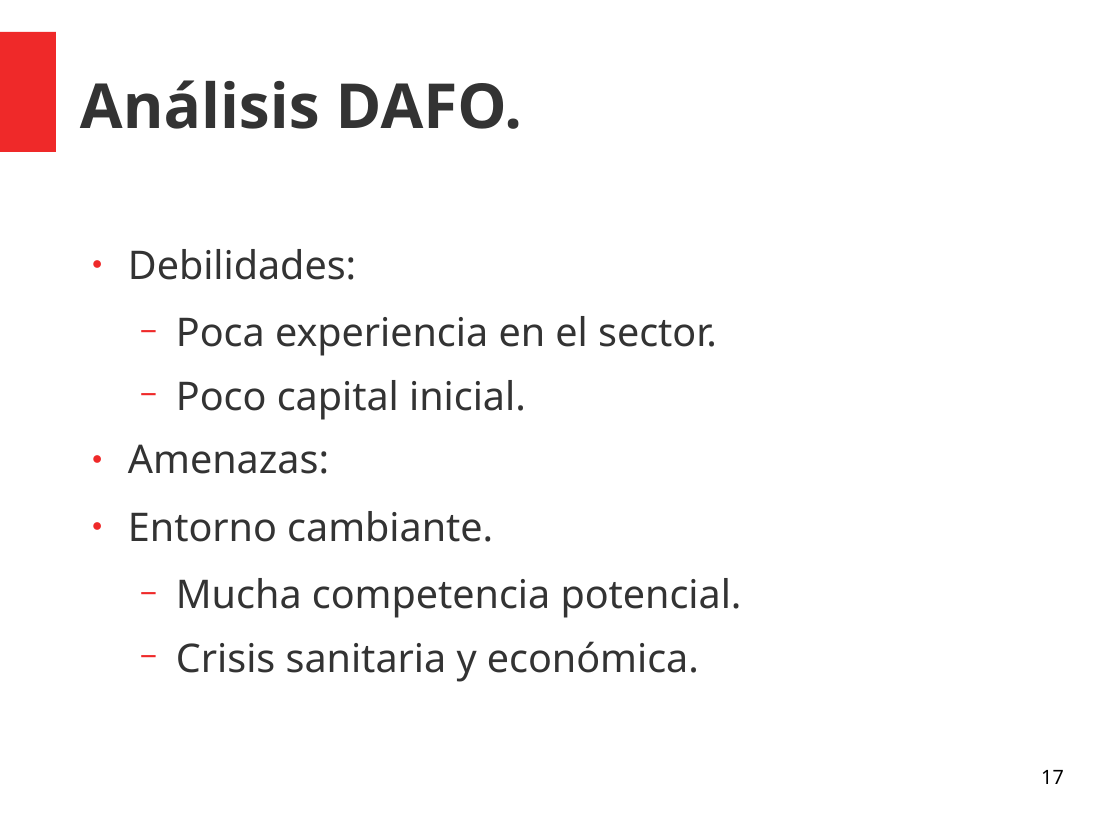
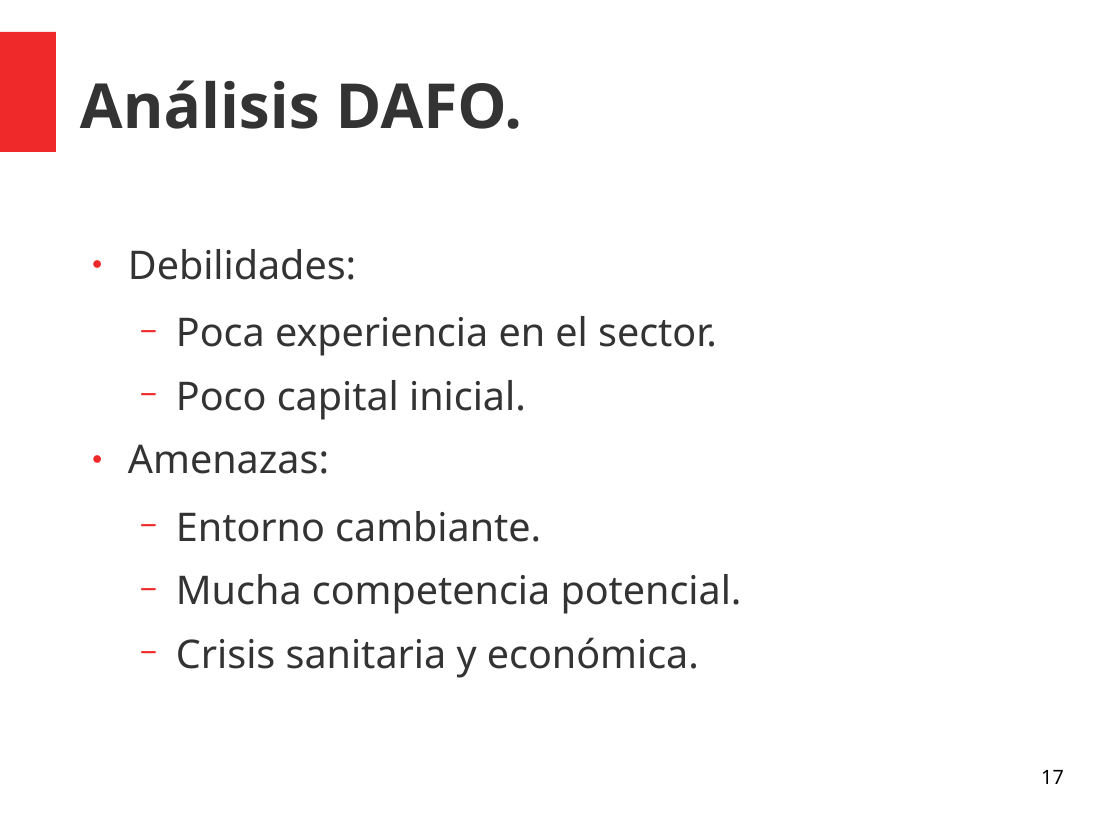
Before and after one commit to Cristian181199/2DAW, a slide deck: slide 17 of EIE22/Exposicion 16-12/Exposición Plan de Empresa.odp. Drawn at 1120x840 pixels with LibreOffice and Linux fonts; fonts in the diff are those of the drawing. Boxes give left, top, right and bottom in pixels: in the first picture for what was removed or moved away, otherwise in the second. Text is boxed around its words. In the diff, an @@ line names an element or a change of style, - is before the commit and + after.

```diff
--- a/EIE22/Exposicion 16-12/Exposición Plan de Empresa.odp
+++ b/EIE22/Exposicion 16-12/Exposición Plan de Empresa.odp
@@ text at <box>176,511,541,542</box>: bullet ● to −; list level 1 to 2 in "Entorno cambiante." @@
```
Also in this commit, not shown: 1 other file.
